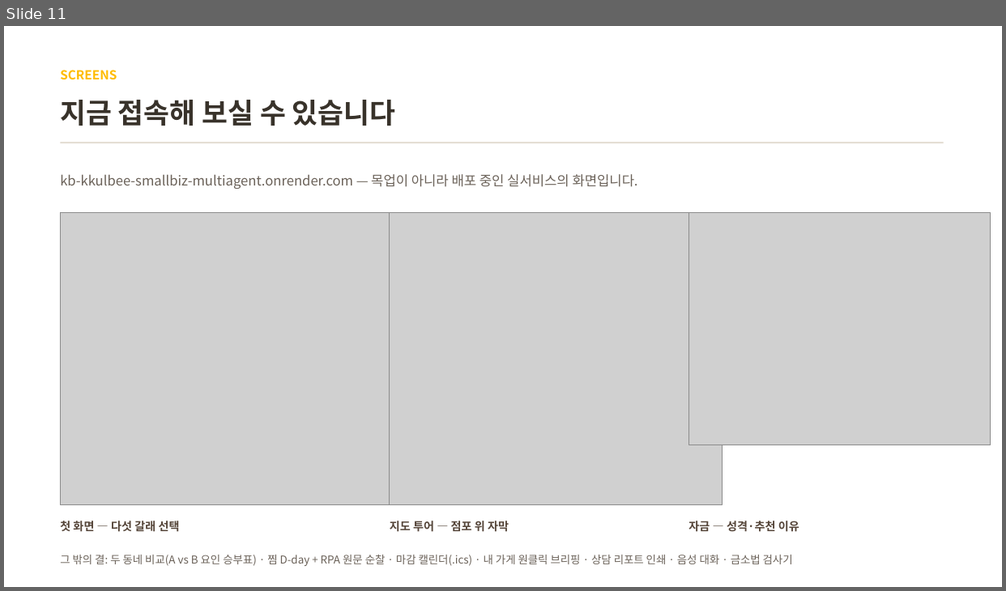
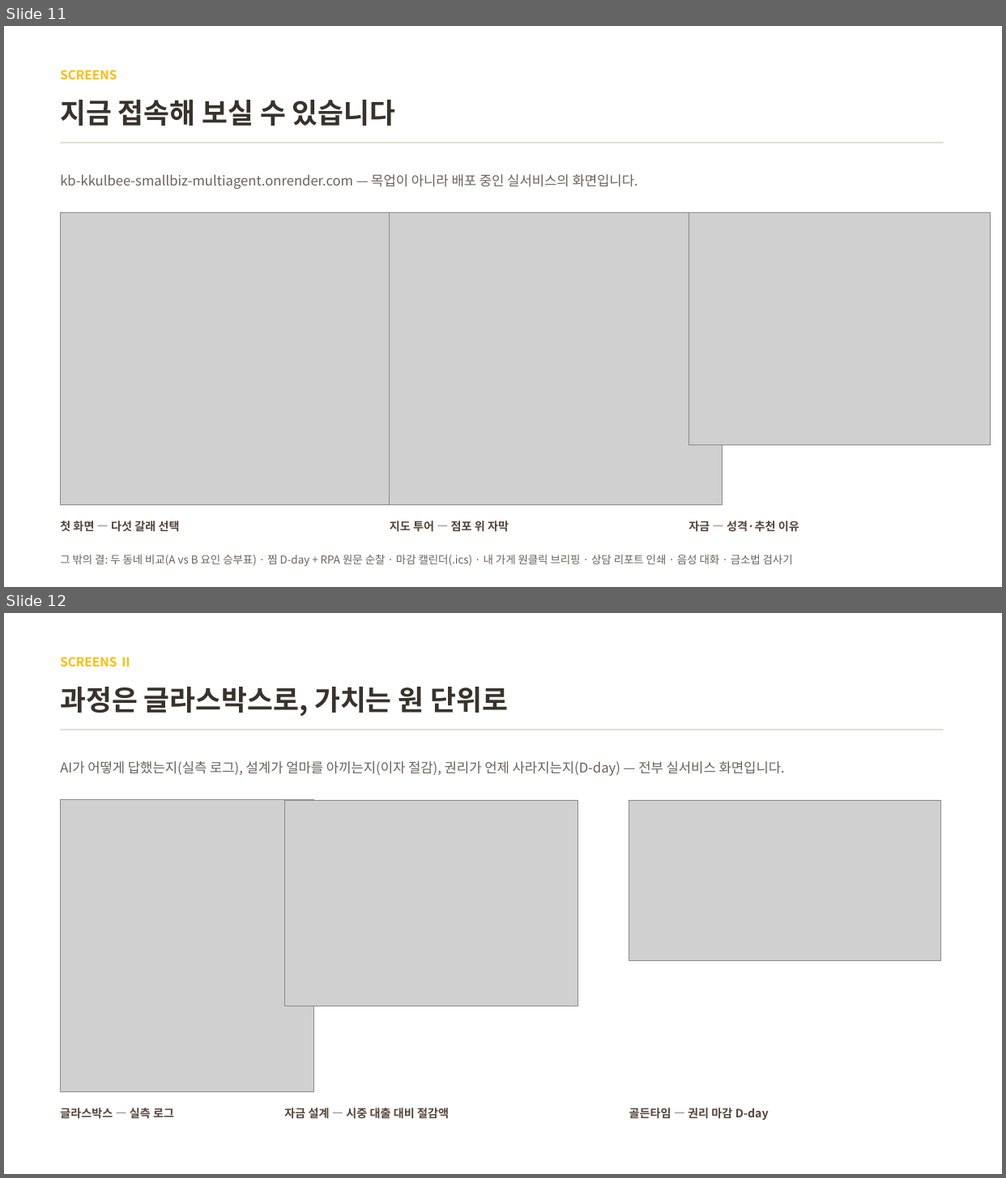
Before and after one commit to BioCode67/kb-kkulbee-smallbiz-multiagent, a slide deck: docs/꿀비_기술설명서.pptx. Shown one above the other, each under a label of ours: slide 11 before the commit, slides 11 and 12 after it. The pictures are 1006x591 and 1006x1178 pixels, drawn with LibreOffice and Linux fonts; fonts in the diff are those of the drawing; grey boxes stand for pictures. Boxes give left, top, right and bottom in pixels: in the first picture for what was removed or moved away, otherwise in the second. Text is boxed around its words. In the diff, an @@ line names an element or a change of style, - is before the commit and + after.

```diff
--- a/docs/꿀비_기술설명서.pptx
+++ b/docs/꿀비_기술설명서.pptx
@@ slide 12 added at <box>4,613,1002,1174</box>, background #FFFFFF @@
@@ text added at <box>60,657,132,666</box>, 12 pt, text #FFBC00, bold @@
+SCREENS Ⅱ
@@ text added at <box>60,687,508,716</box>, 27 pt, text #38322A, bold @@
+과정은 글라스박스로, 가치는 원 단위로
@@ rectangle added at <box>60,729,944,730</box>, fill #E4DED4 @@
@@ text added at <box>60,761,785,776</box>, 13 pt, text #6B6259 @@
+AI가 어떻게 답했는지(실측 로그), 설계가 얼마를 아끼는지(이자 절감), 권리가 언제 사라지는지(D-day) — 전부 실서비스 화면입니다.
@@ picture added at <box>60,800,314,1093</box> @@
@@ picture added at <box>285,800,578,1006</box> @@
@@ picture added at <box>629,800,941,961</box> @@
@@ text added at <box>60,1108,174,1119</box>, 11 pt, text #544438, bold @@
+글라스박스 — 실측 로그
@@ text added at <box>284,1108,449,1119</box>, 11 pt, text #544438, bold @@
+자금 설계 — 시중 대출 대비 절감액
@@ text added at <box>629,1108,769,1120</box>, 11 pt, text #544438, bold @@
+골든타임 — 권리 마감 D-day
```
Also in this commit, not shown: 2 slides changed, 1 other file.
